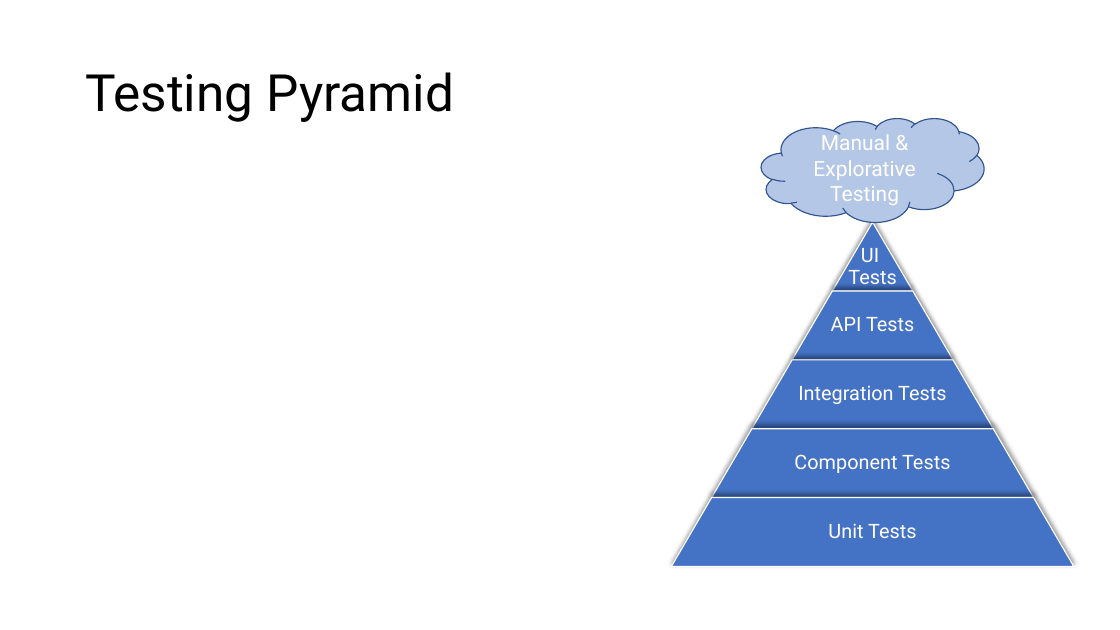
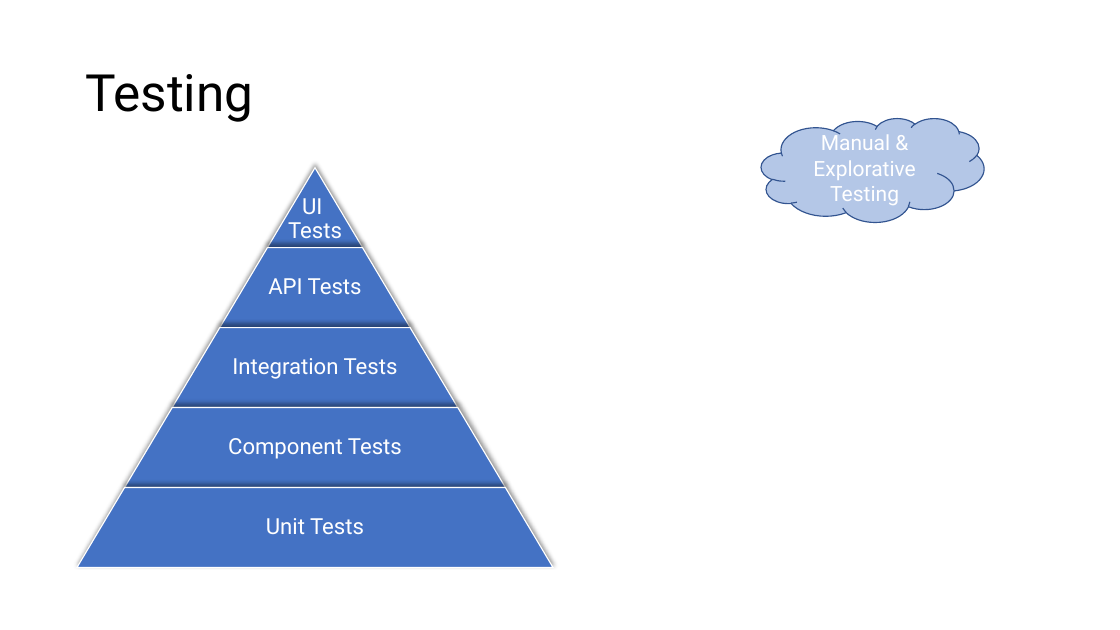
Before and after one commit to m4cx/consumer-driven-contract-testing-pact, a slide deck: slide 6 of powerpoint/Consumer-Driven Contract Tests using PACT.pptx (slide 3 before the commit). Drawn at 1120x630 pixels with LibreOffice and Linux fonts; fonts in the diff are those of the drawing. Boxes give left, top, right and bottom in pixels: in the first picture for what was removed or moved away, otherwise in the second. Text is boxed around its words. In the diff, an @@ line names an element or a change of style, - is before the commit and + after.

```diff
--- a/powerpoint/Consumer-Driven Contract Tests using PACT.pptx
+++ b/powerpoint/Consumer-Driven Contract Tests using PACT.pptx
@@ title at box(85, 74, 253, 122): text changed @@
-Testing Pyramid
+Testing
@@ text "UI Tests": place and size @@
-text "UI Tests" at box(848, 248, 896, 290)
+text "UI Tests" at box(288, 198, 342, 245)
@@ trapezoid: place and size @@
-trapezoid at box(833, 222, 913, 291)
+trapezoid at box(267, 168, 362, 248)
@@ proportions changed in 4 elements at box(124, 408, 505, 487), box(172, 328, 458, 408), box(267, 168, 362, 248), box(220, 248, 411, 328) @@
@@ trapezoid: place and size @@
-trapezoid at box(792, 291, 954, 360)
+trapezoid at box(220, 248, 411, 328)
@@ text "API Tests": place and size @@
-text "API Tests" at box(831, 317, 914, 331)
+text "API Tests" at box(268, 278, 362, 294)
@@ trapezoid: place and size @@
-trapezoid at box(712, 429, 1033, 497)
+trapezoid at box(172, 328, 458, 408)
@@ text "Integration Tests": place and size @@
-text "Integration Tests" at box(798, 386, 946, 404)
+text "Integration Tests" at box(232, 358, 398, 379)
@@ trapezoid removed at box(752, 360, 993, 429) @@
@@ trapezoid: place and size @@
-trapezoid at box(671, 497, 1074, 566)
+trapezoid at box(124, 408, 505, 487)
@@ text "Component Tests": place and size @@
-text "Component Tests" at box(794, 454, 950, 473)
+text "Component Tests" at box(228, 438, 402, 459)
@@ trapezoid added at box(77, 487, 554, 567), fill #4472C4, outline #FFFFFF 1 pt @@
@@ size 17 to 19 pt in 5 elements at box(288, 198, 342, 245), box(268, 278, 362, 294), box(232, 358, 398, 379), box(228, 438, 402, 459), box(266, 518, 364, 534) @@
@@ text "Unit Tests": place and size @@
-text "Unit Tests" at box(828, 523, 916, 538)
+text "Unit Tests" at box(266, 518, 364, 534)
```
Also in this commit, not shown: 5 other slides changed, 7 slides added, 2 slides removed.
